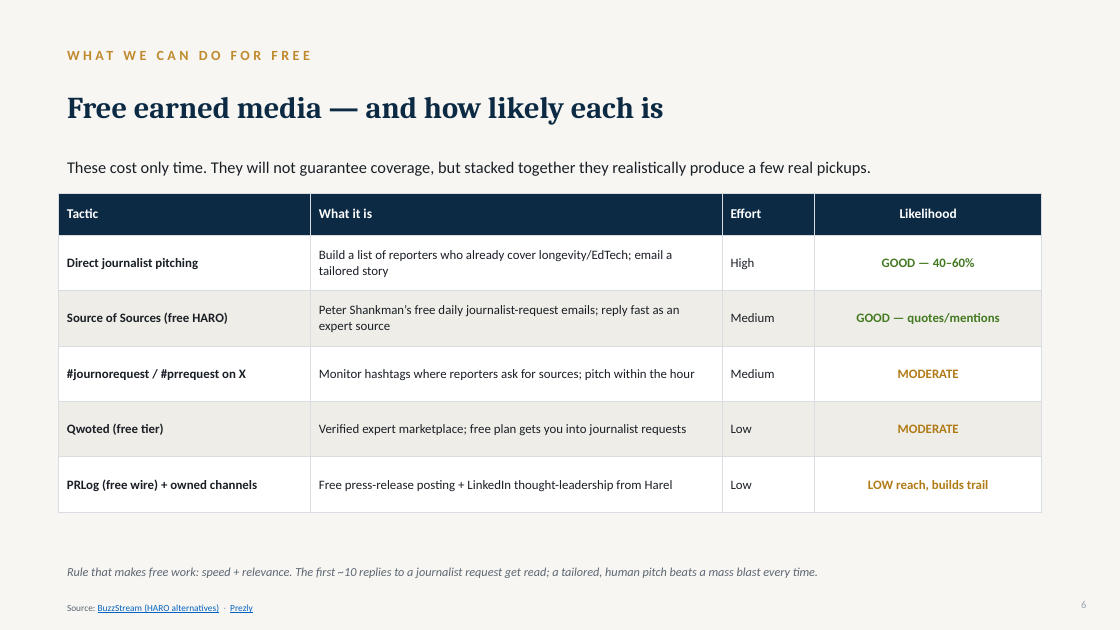
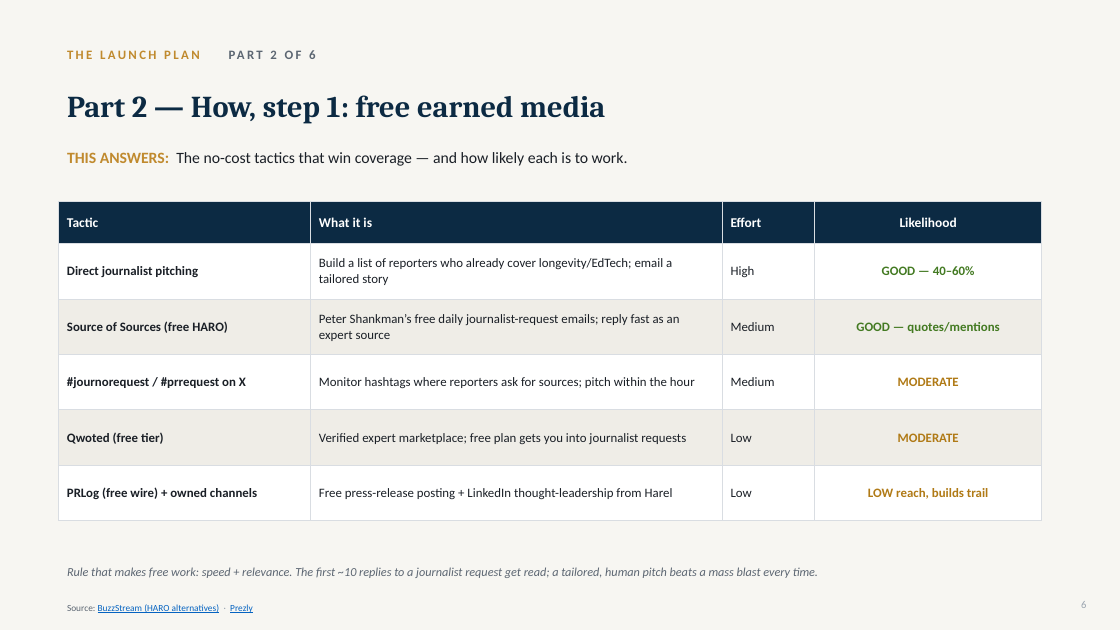
Before and after one commit to gitteromri-ux/eteacher-longevity-pr-campaign, a slide deck: slide 6 of eTeacher_Longevity_PR_Campaign.pptx. Drawn at 1120x630 pixels with LibreOffice and Linux fonts; fonts in the diff are those of the drawing. Boxes give left, top, right and bottom in pixels: in the first picture for what was removed or moved away, otherwise in the second. Text is boxed around its words. In the diff, an @@ line names an element or a change of style, - is before the commit and + after.

Commit message:
Rewrite opening plan into clear 6-part numbered narrative with MAP slide

```diff
--- a/eTeacher_Longevity_PR_Campaign.pptx
+++ b/eTeacher_Longevity_PR_Campaign.pptx
@@ text at (67, 50, 315, 59): text changed; size 26 to 11 pt; font Cambria to Calibri; text colour #0C2A43 to #C08A2E @@
-Free earned media — and how likely each is
+THE LAUNCH PLAN PART 2 OF 6
@@ text at (67, 95, 605, 124): text changed; size 12 to 26 pt; font Calibri to Cambria; text colour #C08A2E to #0C2A43 @@
-WHAT WE CAN DO FOR FREE
+Part 2 — How, step 1: free earned media
@@ text "THIS ANSWERS: The no-cost tactics ..." at (67, 152, 628, 166): vertical alignment middle to top @@
@@ text at (67, 152, 628, 166): text changed; size 14 to 13.5 pt @@
-These cost only time. They will not guarantee coverage, but stacked together they realistically produce a few real pickups.
+THIS ANSWERS: The no-cost tactics that win coverage — and how likely each is to work.
@@ table: place and size @@
-table at (59, 193, 1042, 495)
+table at (59, 202, 1042, 503)
```
Also in this commit, not shown: 6 other slides changed, 1 slide added, 1 slide removed.
